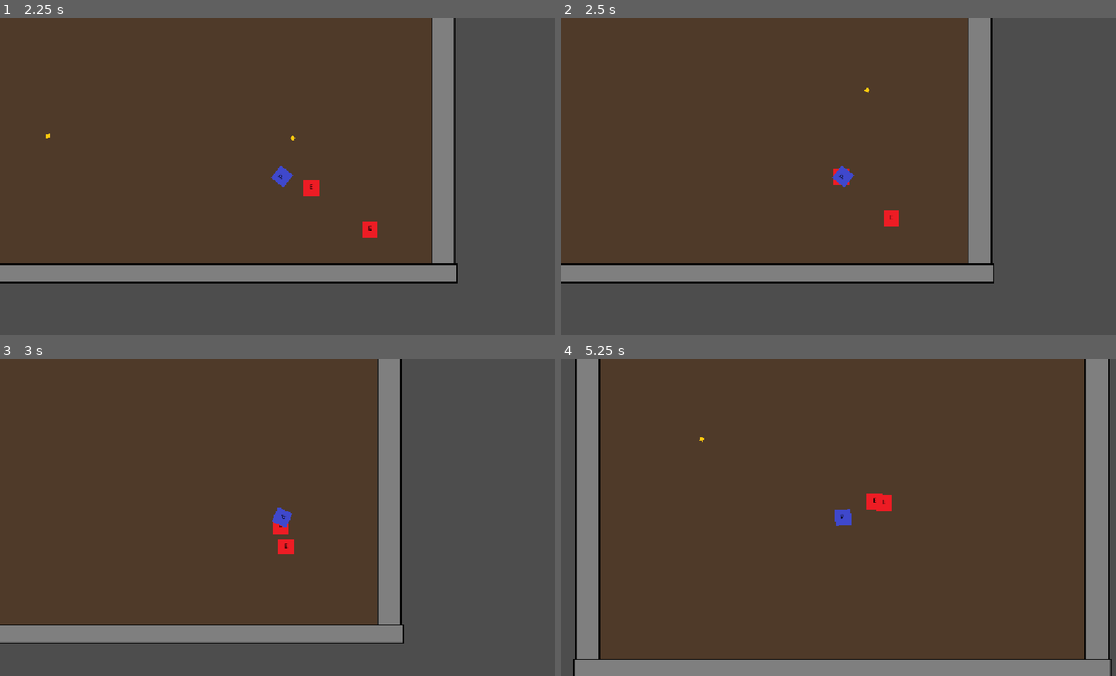
Above: before the commit, frames 1-4 (two rows, left to right).
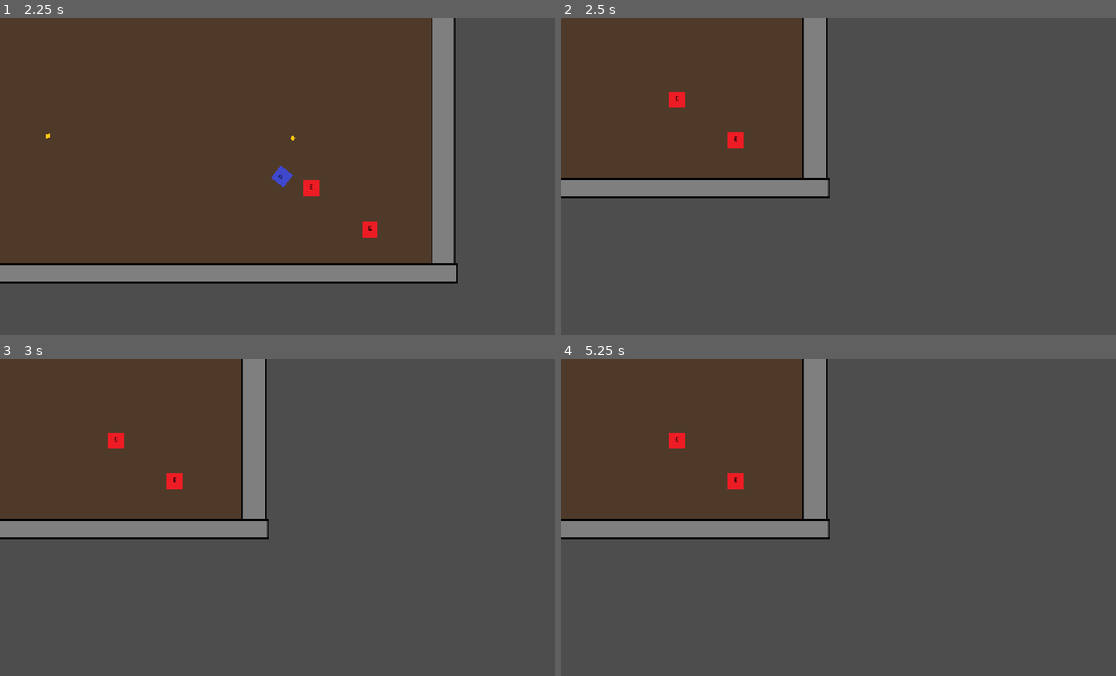
Above: after the commit, the same moments.

Repository: RJField/JazzySnazzy
Game: Godot game, scene res://src/levels/World.tscn
The game is run twice, just before and just after one commit, with the same random seed, the same clock (stepped at 60 frames per second) and the same inputs.
Inputs (mouse positions are in pixels of both pictures, inside the frame that each line leads up to):
- Up to frame 1 (2.25 s): tap Enter at 0.5 s; move the mouse to (405, 160) at 0.52 s; press the mouse at (405, 160) at 0.53 s; hold D (move_right) 0.53-1.28 s; move the mouse to (166, 192) at 1.27 s; release the mouse at (166, 192) at 1.28 s; hold S (move_down) 1.28-2.03 s; click (166, 192) at 1.35 s; move the mouse to (338, 106) at 2.02 s; press the mouse at (338, 106) at 2.03 s; hold D (move_right) from 2.03 s (still down)
- Up to frame 2 (2.5 s): keep holding D (move_right)
- Up to frame 3 (3 s): move the mouse to (255, 580) at 2.77 s; release D (move_right) at 2.78 s; release the mouse at (255, 580) at 2.78 s; hold W (move_up) from 2.78 s (still down); click (255, 580) at 2.85 s
- Up to frame 4 (5.25 s): move the mouse to (1010, 565) at 3.52 s; release W (move_up) at 3.53 s; press the mouse at (1010, 565) at 3.53 s; hold A (move_left) 3.53-5.03 s; move the mouse to (672, 469) at 4.27 s; release the mouse at (672, 469) at 4.28 s; click (672, 469) at 4.35 s; move the mouse to (871, 517) at 5.02 s; press the mouse at (871, 517) at 5.03 s; hold S (move_down) from 5.03 s (still down)

Frame 1 is identical in both runs. In frame 2, 44% of the frame differs, in the area x 0-79%, y 0-84%; in frame 3, 43%; in frame 4, 79%, in the area x 0-100%, y 0-100%.

Commit message:
added player death state, and added guard for enemies when target despawns

Diff:
--- a/src/entities/components/HealthComponent.gd
+++ b/src/entities/components/HealthComponent.gd
@@ -14,6 +14,7 @@
 	current_health -= amount
 	if current_health <= 0:
 		health_depleted.emit()
+		print("health reached 0 for ", get_parent())
 
 func reset_health(amount: float) -> void:
 	max_health = amount
--- a/src/entities/components/HitboxComponent.gd
+++ b/src/entities/components/HitboxComponent.gd
@@ -13,13 +13,12 @@
     area_entered.connect(_on_area_entered)
     area_exited.connect(_on_area_exited)
     body_entered.connect(_on_body_entered)
-    print("Hitbox component running for", get_parent())
+
 
 #when an overlap is detected, add the overlapping object/area to the array tracking currently overlapping areas.
 func _on_area_entered(area: Area2D) -> void:
     if area.has_method("damage"):
         overlapping_areas.append(area)
-        print("Added area / parent", area, area.get_parent().name)
         if not area.tree_exiting.is_connected(_on_tracked_area_freed):
             area.tree_exiting.connect(_on_tracked_area_freed.bind(area))
 
@@ -37,7 +36,6 @@
         var last_hit = last_hit_times.get(area, -INF)
         if now - last_hit >= collision_cooldown * 1000:
             area.damage(damage_amount)
-            print("Damage dealt to:", area.get_name(), " by ",  get_parent().name)
             hit_confirmed.emit()
             last_hit_times[area] = now
 
--- a/src/entities/enemies/BaseEnemy.gd
+++ b/src/entities/enemies/BaseEnemy.gd
@@ -18,6 +18,9 @@
 	if behavior_states.is_empty():
 		return
 	var active_state = behavior_states[0]
+	#checks if player/target still exists/is valid, which currently results in the enemy just stopping in their track
+	if not is_instance_valid(_target):
+		return
 	velocity = active_state.tick(self, _target, _delta) * speed
 	move_and_slide()
 
--- a/src/entities/player/Player.gd
+++ b/src/entities/player/Player.gd
@@ -1,11 +1,18 @@
 extends CharacterBody2D
+
+signal player_death_event
+
+@onready var health_component: HealthComponent = $HealthComponent
 
 @export var speed: float = 200.0
 @export var bullet_scene : PackedScene
 
+var _dying: bool = false
+
 
 func _ready() -> void:
     add_to_group("player")
+    health_component.health_depleted.connect(_on_death)
 
 func _unhandled_input(event: InputEvent) -> void:
     if event.is_action_pressed("attack"):
@@ -24,3 +31,11 @@
     var b = bullet_scene.instantiate()
     get_tree().root.add_child(b)
     b.global_transform = $WeaponPivot.global_transform
+
+func _on_death() -> void:
+    if _dying:
+        return
+    _dying = true
+    set_physics_process(false)
+    player_death_event.emit()
+    queue_free()
--- a/src/entities/player/Player.tscn
+++ b/src/entities/player/Player.tscn
@@ -21,6 +21,7 @@
 texture = ExtResource("1_vna0p")
 
 [node name="HealthComponent" parent="." unique_id=1421218207 instance=ExtResource("2_vna0p")]
+max_health = 10.0
 
 [node name="Camera2D" type="Camera2D" parent="." unique_id=1203826617]
 
